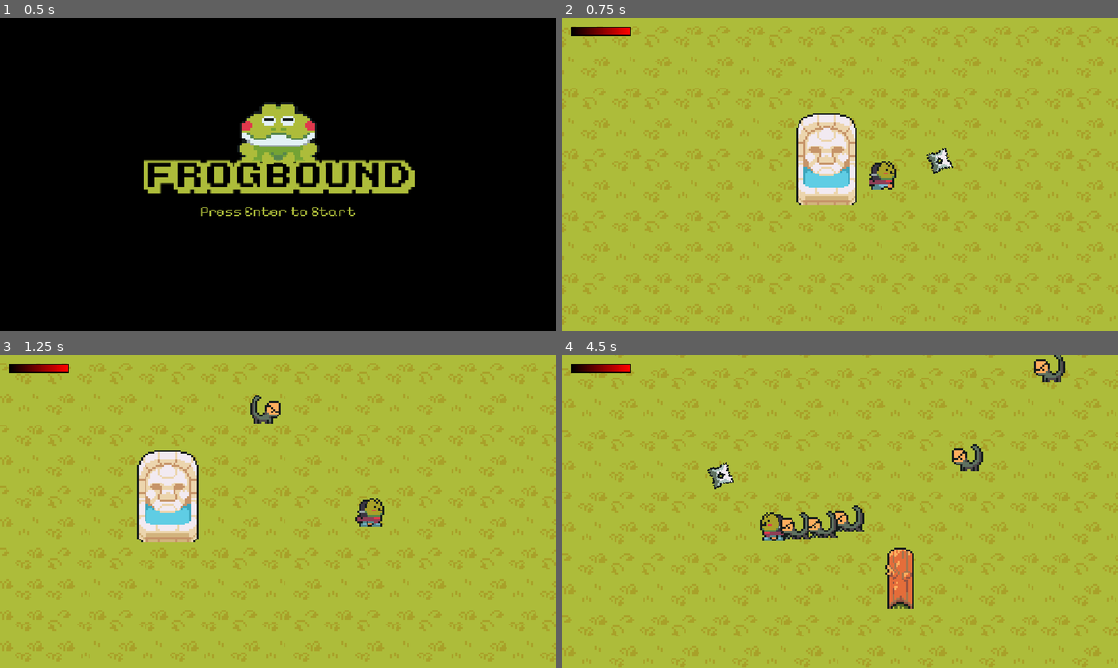
Above: before the commit, frames 1-4 (two rows, left to right).
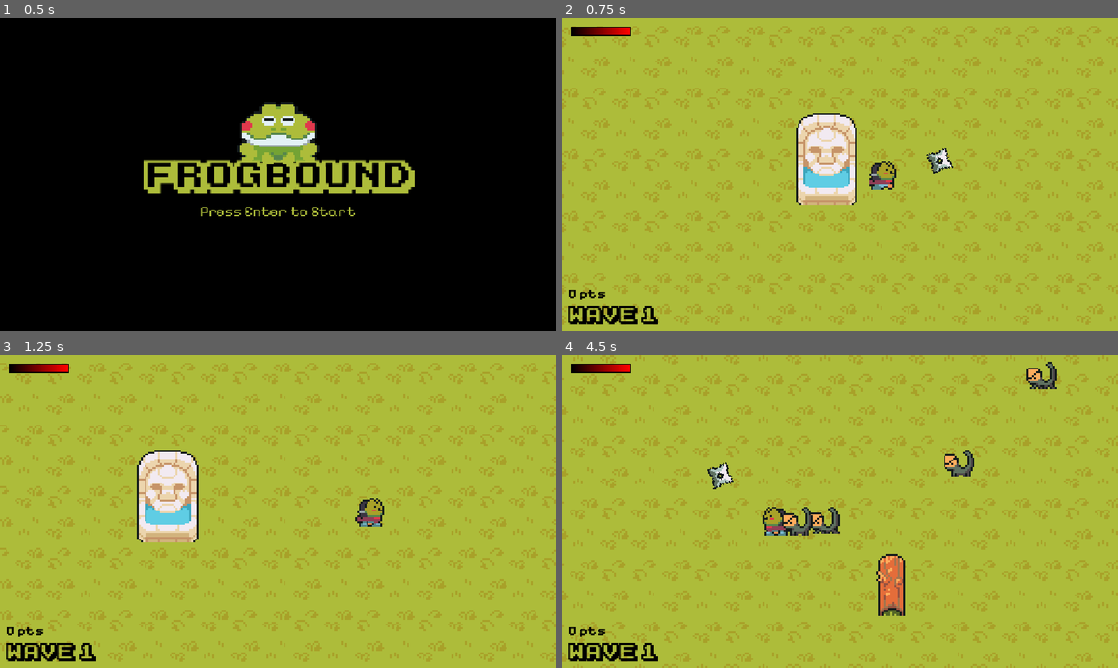
Above: after the commit, the same moments.

Repository: SushiOnToast/frogbound
Game: Godot game, scene res://scenes/UI/menu_screen.tscn
The game is run twice, just before and just after one commit, with the same random seed, the same clock (stepped at 60 frames per second) and the same inputs.
Inputs (mouse positions are in pixels of both pictures, inside the frame that each line leads up to):
- Up to frame 1 (0.5 s): no input
- Up to frame 2 (0.75 s): tap Enter (menu_interact) at 0.5 s; move the mouse to (962, 158) at 0.52 s; hold D (right) from 0.53 s (still down); tap Space (shoot) at 0.6 s
- Up to frame 3 (1.25 s): keep holding D (right)
- Up to frame 4 (4.5 s): move the mouse to (728, 527) at 1.27 s; release D (right) at 1.28 s; hold S (down) 1.28-2.03 s; tap Space (shoot) every 0.75 s from 1.35 to 4.35 s; move the mouse to (895, 442) at 2.02 s; hold D (right) 2.03-2.78 s; move the mouse to (812, 574) at 2.77 s; hold W (up) 2.78-3.53 s; move the mouse to (1006, 558) at 3.52 s; hold A (left) from 3.53 s (still down); move the mouse to (673, 464) at 4.27 s

Frame 1 is identical in both runs. In frame 2, 0.7% of the frame differs, in the area x 1-18%, y 86-98%; in frame 3, 1.0%; in frame 4, 22%, in the area x 0-100%, y 0-100%.

Commit message:
add screen detals and fix red octopus

Diff:
--- a/scenes/level.tscn
+++ b/scenes/level.tscn
@@ -8,8 +8,10 @@
 [ext_resource type="PackedScene" uid="uid://bfpgsnvw57dk8" path="res://scenes/player.tscn" id="6_2r41h"]
 [ext_resource type="Script" uid="uid://d0ioa4jvoque5" path="res://scripts/player_camera.gd" id="7_klq6b"]
 [ext_resource type="Script" uid="uid://c14nrt0ujjpk8" path="res://scripts/enemies.gd" id="8_8c41q"]
-[ext_resource type="PackedScene" uid="uid://b0p256u081kfh" path="res://scenes/lizard.tscn" id="8_b121j"]
+[ext_resource type="FontFile" uid="uid://mytkj34t7sh4" path="res://assets/fonts/karmatic-arcade/ka1.ttf" id="10_olg7q"]
+[ext_resource type="Script" uid="uid://sgk33wpbiut6" path="res://scripts/screen_details.gd" id="10_t1rx8"]
 [ext_resource type="Script" uid="uid://bd3k7gklaucuh" path="res://scripts/wave_manager.gd" id="11_t1rx8"]
+[ext_resource type="FontFile" uid="uid://drlwv0nfthp5t" path="res://assets/fonts/Pixelify_Sans/static/PixelifySans-Bold.ttf" id="12_8iemx"]
 
 [sub_resource type="TileSetAtlasSource" id="TileSetAtlasSource_olg7q"]
 texture = ExtResource("1_ppgk2")
@@ -2647,11 +2649,40 @@
 player = NodePath("../Player")
 projectileNode = NodePath("../Projectiles")
 
-[node name="Lizard" parent="Enemies" unique_id=687837315 instance=ExtResource("8_b121j")]
-position = Vector2(34, -119)
-
 [node name="Projectiles" type="Node2D" parent="." unique_id=779006564]
 
-[node name="WaveManager" type="Node" parent="." unique_id=872263252 node_paths=PackedStringArray("player")]
+[node name="WaveManager" type="Node" parent="." unique_id=872263252 node_paths=PackedStringArray("player", "projectileNode")]
 script = ExtResource("11_t1rx8")
 player = NodePath("../Player")
+projectileNode = NodePath("../Projectiles")
+
+[node name="CanvasLayer" type="CanvasLayer" parent="." unique_id=1689398886]
+script = ExtResource("10_t1rx8")
+
+[node name="Wave Label" type="Label" parent="CanvasLayer" unique_id=986036679]
+anchors_preset = 2
+anchor_top = 1.0
+anchor_bottom = 1.0
+offset_left = 12.0
+offset_top = -58.0
+offset_right = 199.0
+offset_bottom = -12.0
+grow_vertical = 0
+theme_override_colors/font_color = Color(0, 0, 0, 1)
+theme_override_fonts/font = ExtResource("10_olg7q")
+theme_override_font_sizes/font_size = 40
+text = "Wave 0"
+
+[node name="Score Label" type="Label" parent="CanvasLayer" unique_id=2081222298]
+anchors_preset = 2
+anchor_top = 1.0
+anchor_bottom = 1.0
+offset_left = 12.0
+offset_top = -89.0
+offset_right = 56.0
+offset_bottom = -59.0
+grow_vertical = 0
+theme_override_colors/font_color = Color(0, 0, 0, 1)
+theme_override_fonts/font = ExtResource("12_8iemx")
+theme_override_font_sizes/font_size = 29
+text = "0 pts"
--- a/scripts/red_octopus.gd
+++ b/scripts/red_octopus.gd
@@ -1,7 +1,9 @@
+class_name Octopus
 extends CharacterBody2D
 
 @export var player: CharacterBody2D
 @onready var animated_sprite_2d = $AnimatedSprite2D
+@onready var shoot_timer: Timer = $ShootTimer
 @export var projectileNode: Node2D
 
 signal died
@@ -43,7 +45,8 @@
 	pellet.global_position = global_position
 	pellet.direction = player_dir
 	pellet.target = player
-	projectileNode.add_child(pellet)
+	if projectileNode:
+		projectileNode.add_child(pellet)
 
 @export var max_health: int = 30
 var health: int = max_health
--- /dev/null
+++ b/scripts/screen_details.gd
@@ -0,0 +1,8 @@
+extends CanvasLayer
+
+@onready var wave_label: Label = $"Wave Label"
+@onready var score_label: Label = $"Score Label"
+
+func _process(delta: float) -> void:
+	wave_label.text = "Wave " + str(Game.wave)
+	score_label.text = str(Game.score) + " pts"
--- a/scripts/wave_manager.gd
+++ b/scripts/wave_manager.gd
@@ -1,6 +1,7 @@
 extends Node
 
 @export var player: Node2D
+@export var projectileNode: Node2D
 
 const MAP_MIN := Vector2(-540, -440)
 const MAP_MAX := Vector2(636, 636)
@@ -31,6 +32,8 @@
 	enemy.global_position = random_spawn_pos()
 	enemy.player = player
 	enemy.died.connect(_on_enemy_died.bind(id))
+	if enemy is Octopus:
+		enemy.projectileNode = projectileNode
 	alive += 1
 	add_child(enemy)
 
Not shown, added: scripts/screen_details.gd.uid
